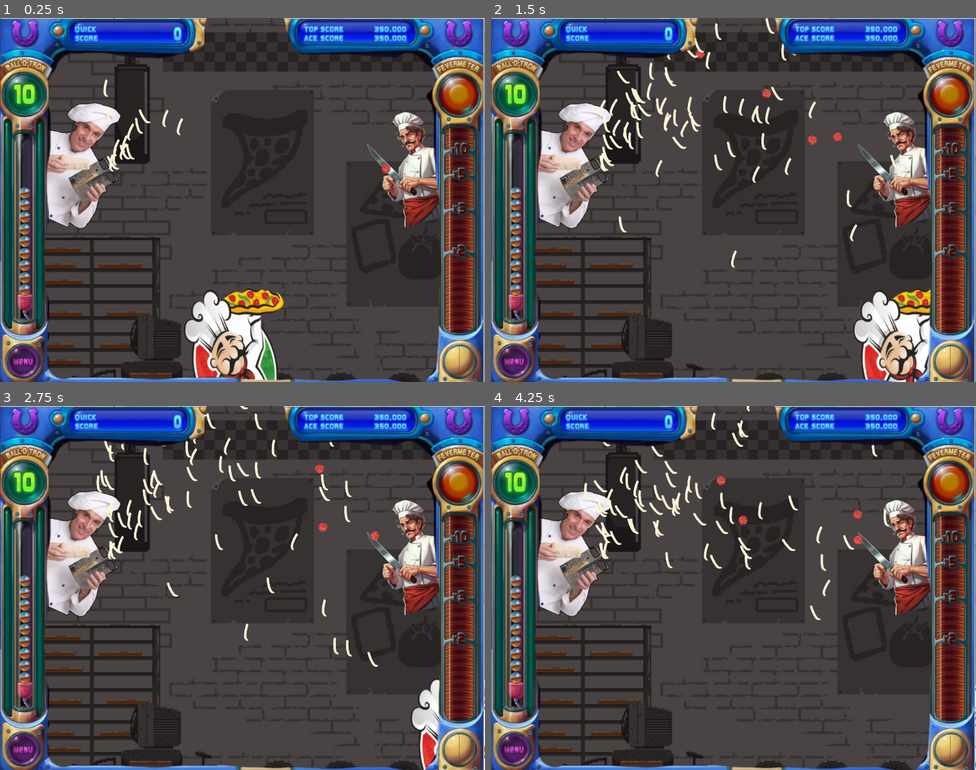
Above: before the commit, frames 1-4 (two rows, left to right).
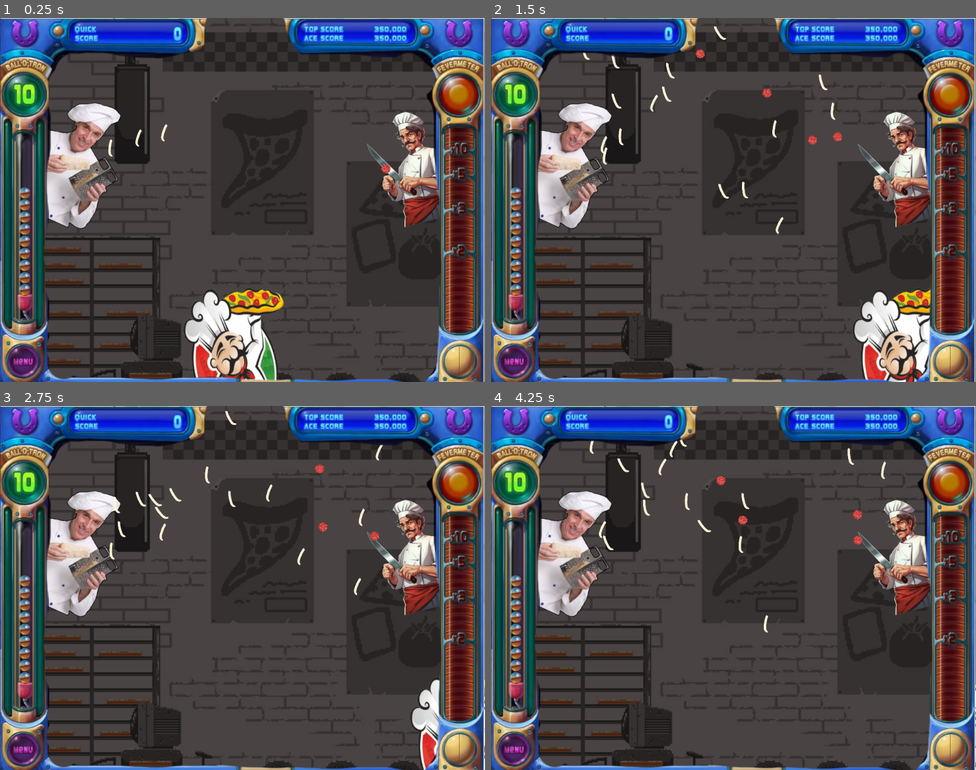
Above: after the commit, the same moments.

Repository: JohnStegmaier/Pizza-Launch
Game: Godot game, scene res://Scripts/MainProject.tscn
The game is run twice, just before and just after one commit, with the same random seed, the same clock (stepped at 60 frames per second) and the same inputs.
Inputs:
- Up to frame 1 (0.25 s): no input
- Up to frame 2 (1.5 s): hold Right (ui_right) 0.53-1.28 s; hold Left (ui_left) from 1.28 s (still down)
- Up to frame 3 (2.75 s): release Left (ui_left) at 2.03 s; hold Right (ui_right) from 2.03 s (still down)
- Up to frame 4 (4.25 s): release Right (ui_right) at 3.53 s; hold Left (ui_left) from 3.53 s (still down)

The runs differ from the first frame. In frame 1, 0.5% of the frame differs, in the area x 21-81%, y 16-43%; in frame 2, 2.0%; in frame 3, 1.9%; in frame 4, 2.0%, in the area x 19-83%, y 0-63%.

Commit message:
Fix the horrible cheese speed... who the FUCK did this?

Diff:
--- a/Scripts/CheeseEmitter.gd
+++ b/Scripts/CheeseEmitter.gd
@@ -1,7 +1,7 @@
 extends Node2D
 
 @export var cheese_scene: PackedScene
-@export var emit_interval: float = 0.006
+@export var emit_interval: float = 0.06
 @export var arc_speed_range := Vector2(500, 1050)
 @export var arc_angle_range := Vector2(10, -50) # slight randomness
 
